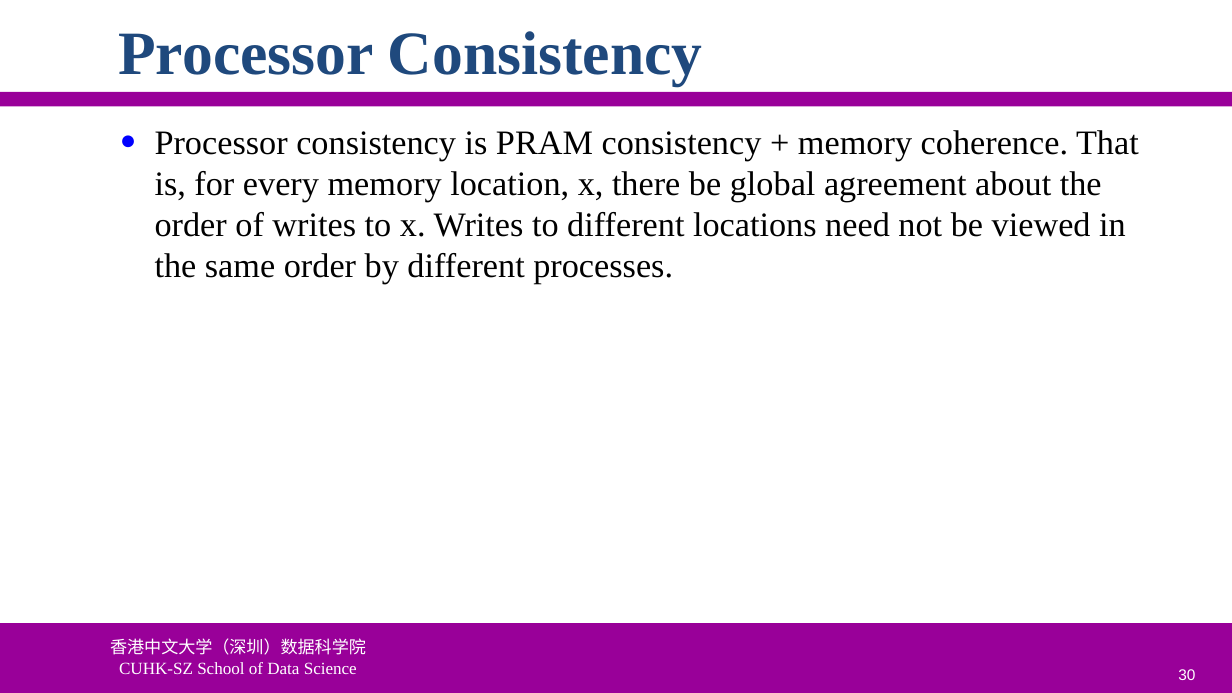
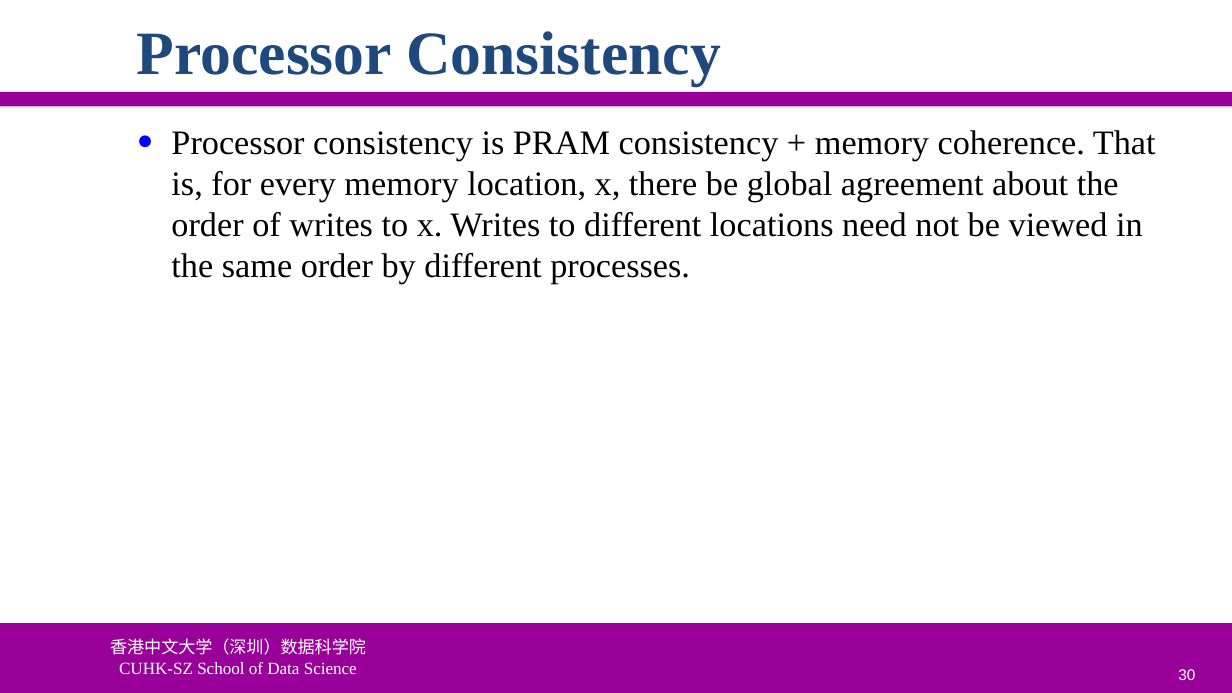
Before and after one commit to ychung1103/ychung1103.github.io, a slide deck: slide 30 of Slides/CSC6032/Advanced-OS-05-DSM.pptx. Drawn at 1232x693 pixels with LibreOffice and Linux fonts; fonts in the diff are those of the drawing; background and template pictures are left out. Boxes give left, top, right and bottom in pixels: in the first picture for what was removed or moved away, otherwise in the second. Text is boxed around its words. In the diff, an @@ line names an element or a change of style, - is before the commit and + after.

```diff
--- a/Slides/CSC6032/Advanced-OS-05-DSM.pptx
+++ b/Slides/CSC6032/Advanced-OS-05-DSM.pptx
@@ title "Processor Consistency": place and size @@
-title "Processor Consistency" at (118,31,703,85)
+title "Processor Consistency" at (137,31,721,85)
@@ text "Processor consistency is PRAM consistency ...": place and size @@
-text "Processor consistency is PRAM consistency ..." at (155,130,1139,284)
+text "Processor consistency is PRAM consistency ..." at (171,130,1156,284)
```
Also in this commit, not shown: 9 other slides changed, 9 other files.
